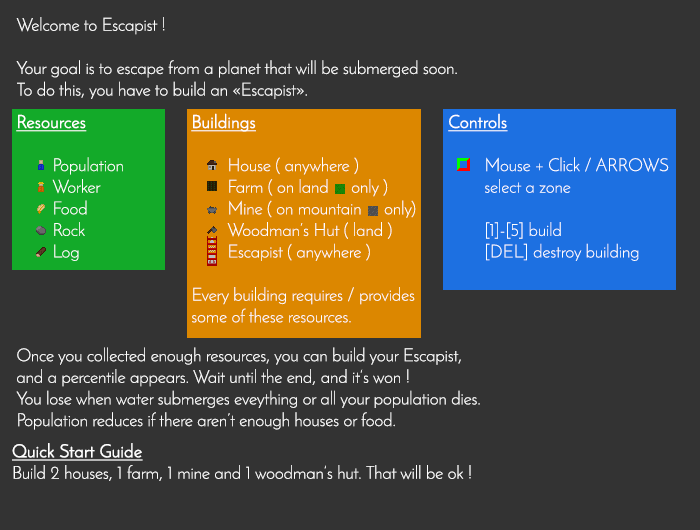
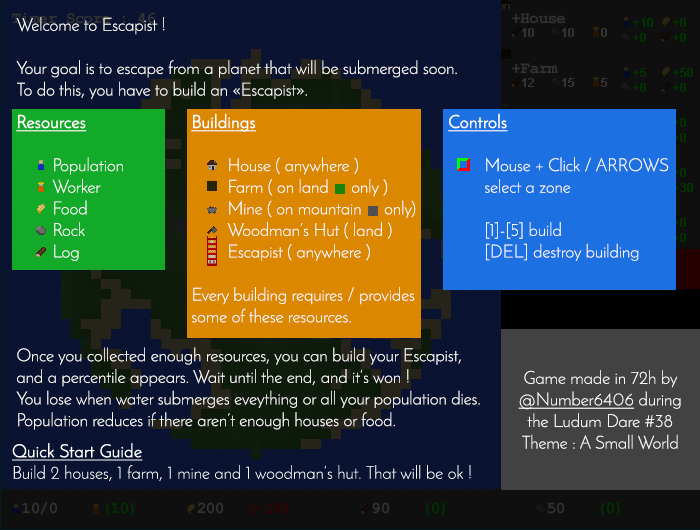
Layers edited between the first and the second 700x530 image:
added layer "Game made in 72h by @Number6406 during the Ludum Dare #38 Theme" above "Calque 3" over [left=518, top=370, right=681, bottom=450]
painted on "Calque 3" over [left=501, top=329, right=700, bottom=490]
showed "Calque 2" over [left=0, top=0, right=700, bottom=530]
